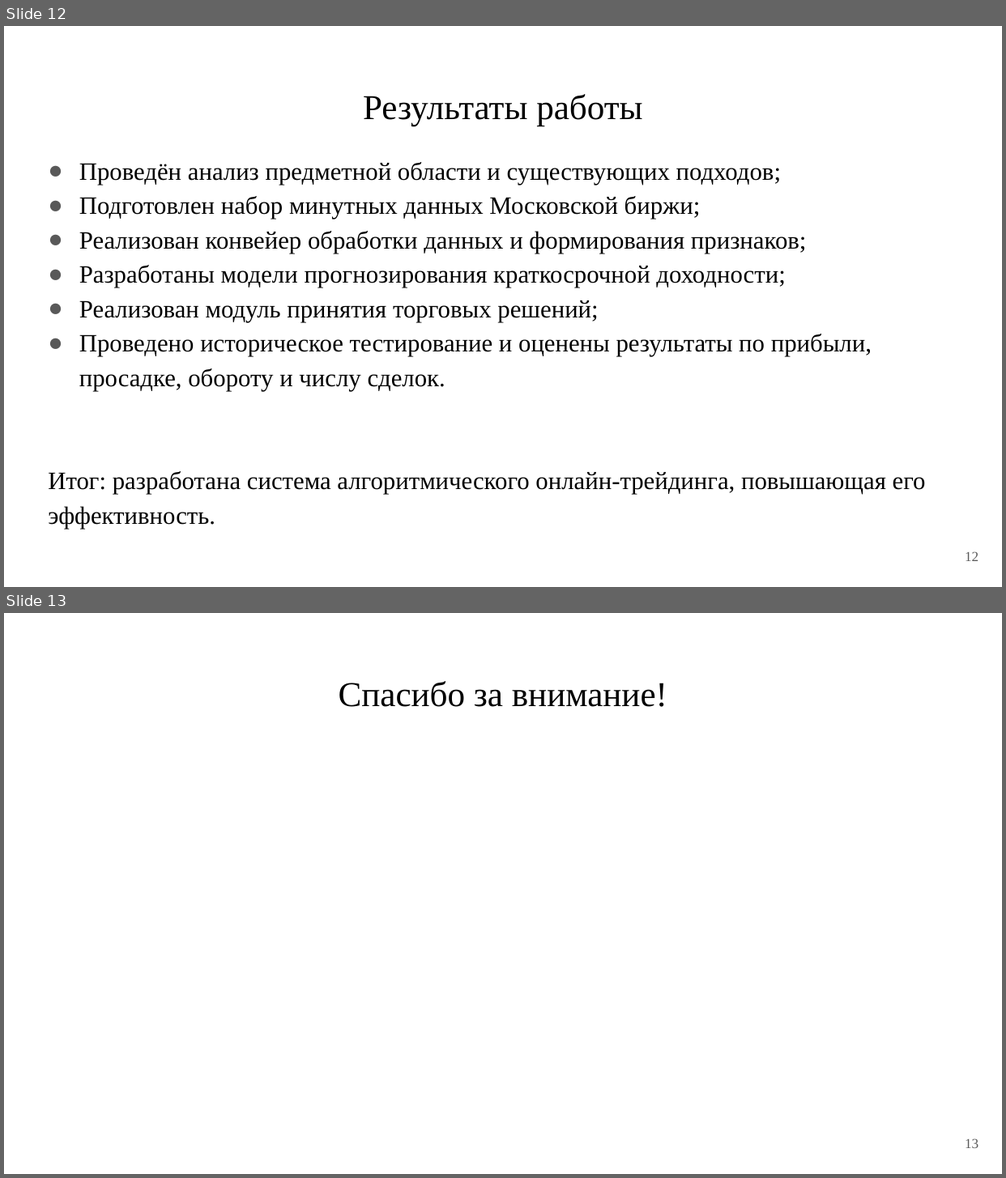
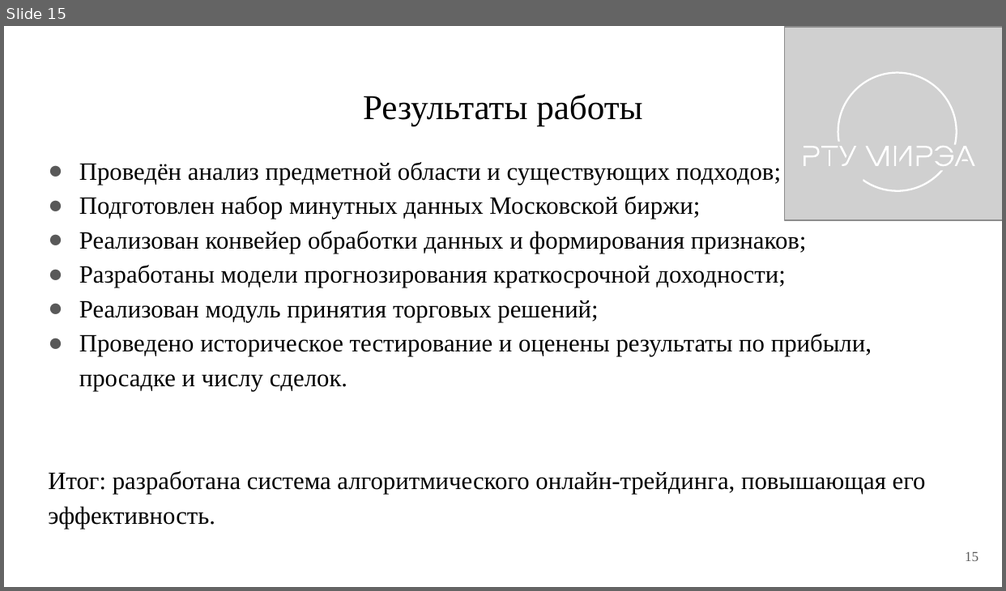
Before and after one commit to PetrovKirill00/BKP, a slide deck: docs/Презентация.pptx. Shown one above the other, each under a label of ours: slides 12 and 13 before the commit, slide 15 after it. The pictures are 1006x1178 and 1006x591 pixels, drawn with LibreOffice and Linux fonts; fonts in the diff are those of the drawing; grey boxes stand for pictures. Boxes give left, top, right and bottom in pixels: in the first picture for what was removed or moved away, otherwise in the second. Text is boxed around its words. In the diff, an @@ line names an element or a change of style, - is before the commit and + after.

```diff
--- a/docs/Презентация.pptx
+++ b/docs/Презентация.pptx
@@ slide 13 removed at <box>4,613,1002,1174</box>, background #FFFFFF @@
@@ title removed at <box>339,681,667,707</box> @@
-Спасибо за внимание!
@@ page number removed at <box>965,1139,978,1148</box> @@
-13
@@ what was slide 12 is now slide 15 @@
@@ slide 15 changed as well @@
@@ picture added at <box>785,27,1002,220</box> @@
@@ group added at <box>803,72,975,193</box>: 15 freeform shapes @@
@@ text at <box>79,334,872,391</box>: text changed @@
-● Проведено историческое тестирование и оценены результаты по прибыли, просадке, обороту и числу сделок.
+● Проведено историческое тестирование и оценены результаты по прибыли, просадке и числу сделок.
@@ page number at <box>965,552,978,561</box>: text changed @@
-12
+15
```
Also in this commit, not shown: 9 other slides changed, 6 slides added, 2 other slides removed, 6 other files.
